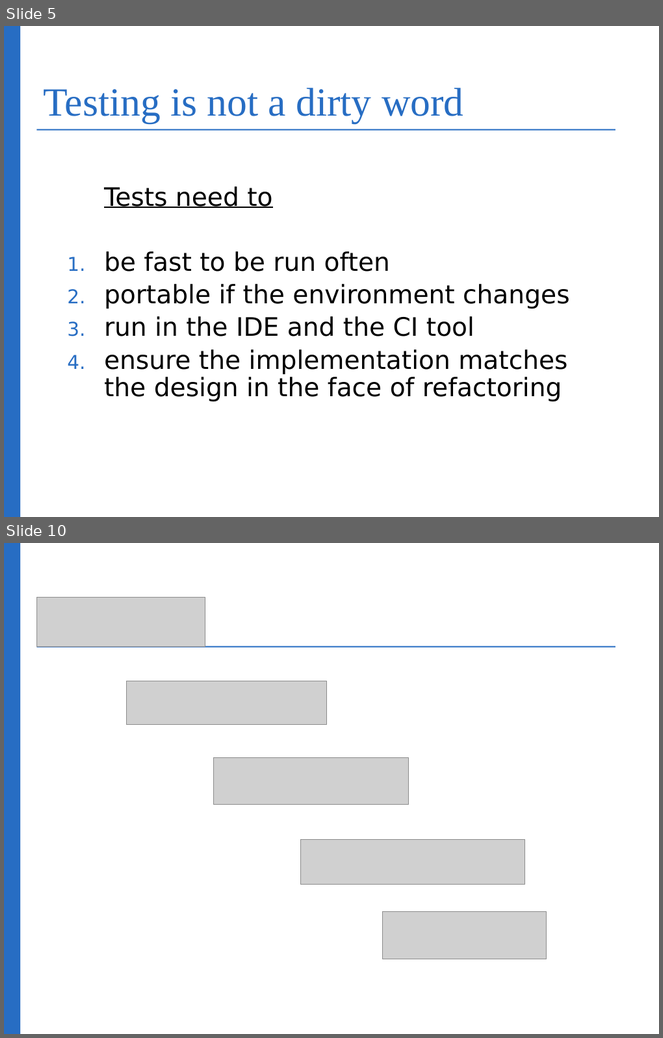
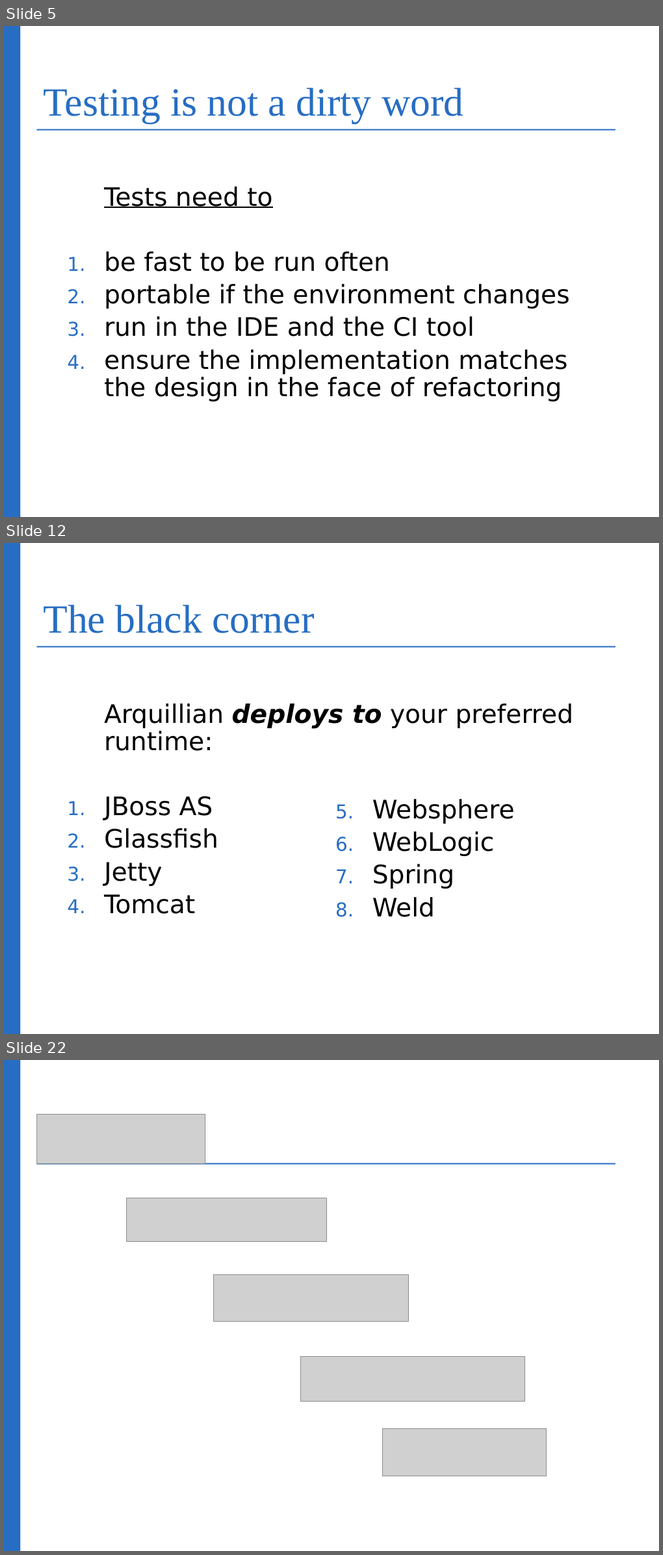
Before and after one commit to bognolo/workspace-arquillian-talk, a slide deck: IntroductionToArquillian.odp. Shown one above the other, each under a label of ours: slides 5 and 10 before the commit, slides 5, 12 and 22 after it; the slides between them are not shown. The pictures are 663x1038 and 663x1555 pixels, drawn with LibreOffice and Linux fonts; fonts in the diff are those of the drawing; grey boxes stand for pictures; background and template pictures are left out. Boxes give left, top, right and bottom in pixels: in the first picture for what was removed or moved away, otherwise in the second. Text is boxed around its words. In the diff, an @@ line names an element or a change of style, - is before the commit and + after.

```diff
--- a/IntroductionToArquillian.odp
+++ b/IntroductionToArquillian.odp
@@ slide 12 added at (4,543,659,1034), background #FFFFFF; not listed: 4 template elements that a slide beside it also shows @@
@@ title added at (43,605,314,633), 44 pt, text #276DC3 @@
+The black corner
@@ text added at (104,704,574,914), 28 pt, text #000000 @@
+Arquillian deploys to your preferred runtime:
+1. JBoss AS
+2. Glassfish
+3. Jetty
+4. Tomcat
@@ text added at (373,799,515,917), 28 pt, text #000000 @@
+5. Websphere
+6. WebLogic
+7. Spring
+8. Weld
@@ what was slide 10 is now slide 22 @@
```
Also in this commit, not shown: 3 slides changed, 12 other slides added, 1 slide removed.
